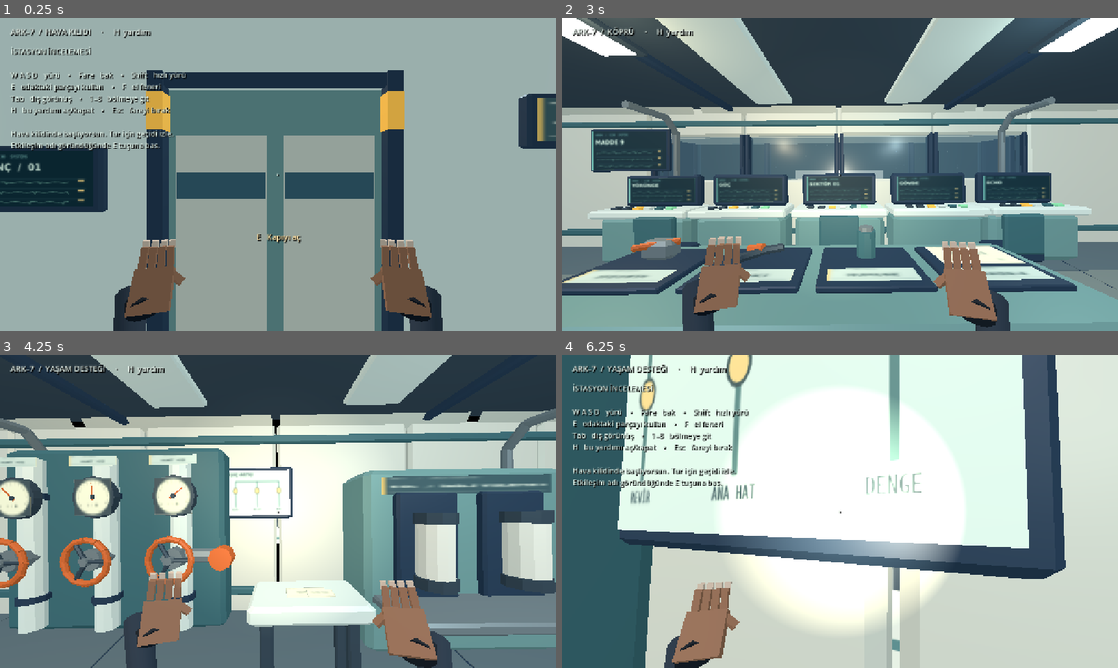
Above: before the commit, frames 1-4 (two rows, left to right).
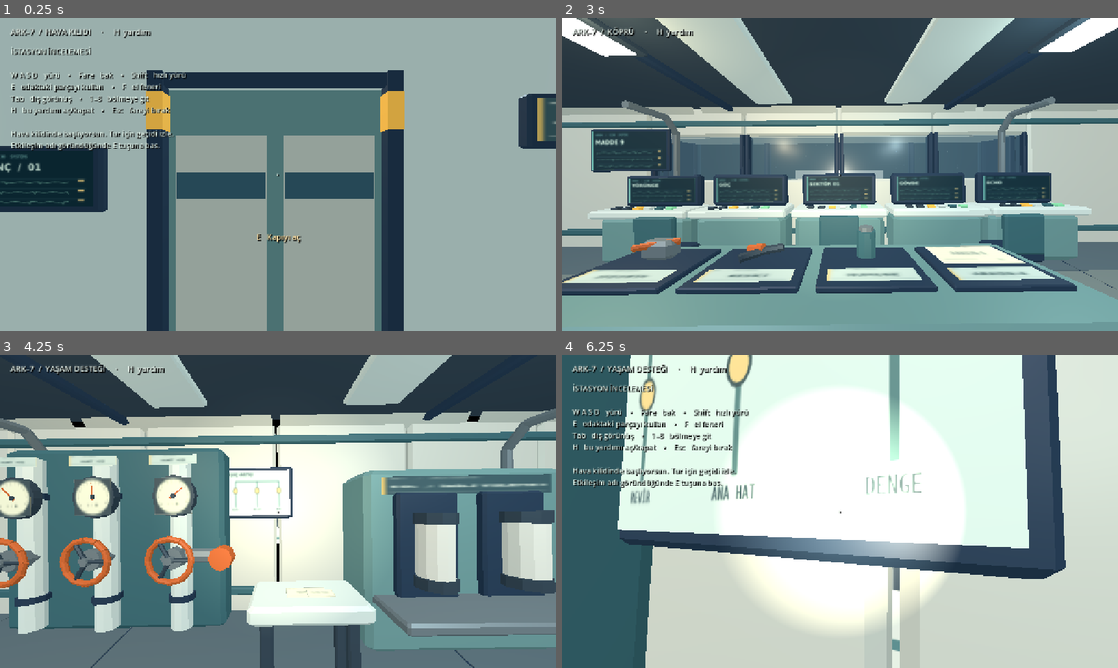
Above: after the commit, the same moments.

Repository: Burakhan7/Kervan
Game: Godot game, scene res://istasyon.tscn
Two runs of this game, one before a commit and one after it. Both use one fixed random seed, a clock stepped at 60 frames per second and the inputs below.
Inputs (mouse positions are in pixels of both pictures, inside the frame that each line leads up to):
- Up to frame 1 (0.25 s): no input
- Up to frame 2 (3 s): tap Enter at 0.5, 2.75 s; move the mouse to (867, 174) at 0.52 s; hold W from 0.53 s (still down); tap H at 0.6 s; click (867, 174) at 0.67 s; move the mouse to (812, 174) at 1.27 s; tap Tab at 1.35 s; tap Space at 2 s; move the mouse to (851, 168) at 2.02 s; tap F at 2.1 s; move the mouse to (834, 180) at 2.77 s; tap 1 at 2.85 s; click (834, 180) at 2.92 s
- Up to frame 3 (4.25 s): keep holding W; move the mouse to (316, 514) at 3.52 s; tap 8 at 3.6 s
- Up to frame 4 (6.25 s): move the mouse to (795, 508) at 4.27 s; tap E at 4.35 s; move the mouse to (845, 511) at 5.02 s; hold Shift 5.03-5.78 s; click (845, 511) at 5.17 s; tap Space at 5.75 s; move the mouse to (817, 505) at 5.77 s; release W at 5.78 s; hold D from 5.78 s (still down); tap H at 5.85 s

The runs differ from the first frame. In frame 1, 4.4% of the frame differs, in the area x 20-80%, y 70-100%; in frame 2, 4.4%; in frame 3, 4.5%, in the area x 22-82%, y 69-100%; in frame 4, 2.2%.
Error after the commit: Invalid assignment of property or key 'position' with value of type 'Vector3' on a base object of type 'previously freed'. (res://istasyon.gd:462)

Commit message:
Eren'in kollarını birinci şahıs görüşe bağla
Kutu ellerin yerine Eren.blend içindeki omuz, ön kol, eldiven ve parmak örgüsü geliyor. Yürüyüş salınımı ve Tab dış görünüşte gizlenme aynı kaldı.

Co-authored-by: Burakhan7 <Burakhan7@users.noreply.github.com>

Diff:
--- a/istasyon.gd
+++ b/istasyon.gd
@@ -444,65 +444,28 @@
   "meal":say("Altı kişilik vardiya masası. Koridor altı ayrı kamaraya uzanıyor.")
   "cabin":say("Eren’in kamara terminali ve notu aynı bakışta. Sayaç: 00:00.")
 
-func suit_mat(color: Color, rough: float) -> StandardMaterial3D:
- var m=StandardMaterial3D.new()
- m.albedo_color=color
- m.roughness=rough
- m.metallic=0.0
- return m
-
-func wear(parent: Node3D, mesh: Mesh, mat: Material, pos: Vector3, rot: Vector3) -> void:
- var n=MeshInstance3D.new()
- n.mesh=mesh
- n.material_override=mat
- n.position=pos
- n.rotation=rot
- n.cast_shadow=GeometryInstance3D.SHADOW_CASTING_SETTING_OFF
- parent.add_child(n)
-
 func build_hands() -> void:
  eye_home=eye.position
  arms=Node3D.new()
  arms.name="Kollar"
  eye.add_child(arms)
- var sleeve=suit_mat(Color("24303c"),0.9)
- var cuff=suit_mat(Color("141b22"),0.82)
- var skin=suit_mat(Color("8d6248"),0.74)
- var nail=suit_mat(Color("c9b09a"),0.58)
- for side in [-1.0,1.0]:
-  var arm=Node3D.new()
-  arm.name="Sol" if side<0.0 else "Sag"
-  arms.add_child(arm)
-  arm.position=Vector3(0.38*side,-0.34,-0.62)
-  arm.rotation=Vector3(1.05,-0.22*side,0.1*side)
-  var fore=CylinderMesh.new()
-  fore.top_radius=0.034
-  fore.bottom_radius=0.046
-  fore.height=0.3
-  fore.radial_segments=10
-  wear(arm,fore,sleeve,Vector3(0.05*side,-0.07,0.13),Vector3(1.02,0.0,0.28*side))
-  var band=CylinderMesh.new()
-  band.top_radius=0.048
-  band.bottom_radius=0.048
-  band.height=0.036
-  band.radial_segments=10
-  wear(arm,band,cuff,Vector3(0.02*side,-0.028,0.045),Vector3(1.02,0.0,0.28*side))
-  var palm=BoxMesh.new()
-  palm.size=Vector3(0.108,0.04,0.12)
-  wear(arm,palm,skin,Vector3(0,-0.004,0.01),Vector3.ZERO)
-  for i in 4:
-   var finger=BoxMesh.new()
-   finger.size=Vector3(0.02,0.018,0.062)
-   var x=lerpf(-0.038,0.038,float(i)/3.0)
-   var spread=lerpf(-0.05,0.05,float(i)/3.0)
-   wear(arm,finger,skin,Vector3(x,0.004,-0.084),Vector3(0.35,spread,0))
-   var tip=BoxMesh.new()
-   tip.size=Vector3(0.018,0.014,0.026)
-   wear(arm,tip,nail,Vector3(x+spread*0.02,0.0,-0.124),Vector3(0.55,spread,0))
-  var thumb=BoxMesh.new()
-  thumb.size=Vector3(0.022,0.018,0.05)
-  wear(arm,thumb,skin,Vector3(-0.06*side,-0.01,-0.02),Vector3(0.2,-0.9*side,0.35*side))
-  hand_pose.append({"node":arm,"pos":arm.position,"rot":arm.rotation})
+ var model=(load("res://assetler/Eren_Kollar.glb") as PackedScene).instantiate()
+ arms.add_child(model)
+ var sol=model.find_child("Sol",true,false) as MeshInstance3D
+ var sag=model.find_child("Sag",true,false) as MeshInstance3D
+ model.remove_child(sol)
+ model.remove_child(sag)
+ arms.add_child(sol)
+ arms.add_child(sag)
+ arms.remove_child(model)
+ model.free()
+ sol.position=Vector3(-0.32,-0.16,-0.50)
+ sol.rotation=Vector3(0.75,0.20,-0.06)
+ sag.position=Vector3(0.32,-0.16,-0.50)
+ sag.rotation=Vector3(0.75,-0.20,0.06)
+ for node in [sol,sag]:
+  node.cast_shadow=GeometryInstance3D.SHADOW_CASTING_SETTING_OFF
+  hand_pose.append({"node":node,"pos":node.position,"rot":node.rotation})
  step_audio=AudioStreamPlayer.new()
  step_audio.name="Adim"
  add_child(step_audio)
Binary file added: assetler/Eren_Kollar.glb
